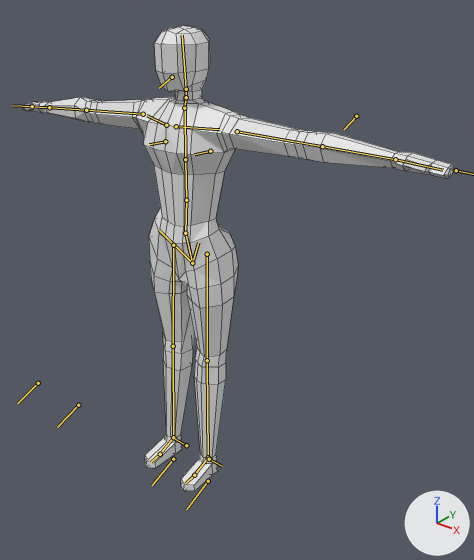
A saved change to the Blender file Assets/Models/Environment/Character01_Sculpt2_Rig_Combined.blend.
Both versions are drawn from a camera (50 mm lens) standing at (3.29, -3.32, 4.1) and looking at (0.36, 0.35, 1.83). Arrows for +X, +Y and +Z are at lower right; the lights stay in place. Both versions are drawn at the pose saved in each file; the numbers are the values there. The bones that bend it are drawn over the model as lines. Mesh edges are drawn as thin lines.
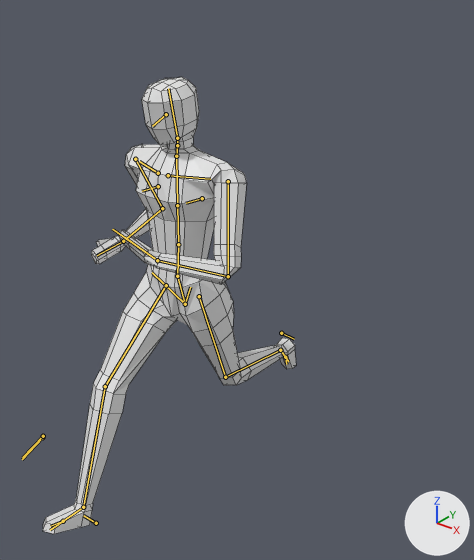
Boxes (x1, y1, x2, y2) around the edits, measured in the pictures (474 x 560 px):
'Cube', posed (41% narrower): before (23, 26, 453, 491); after (43, 77, 296, 534)
bone 'spine', root to tip: before (192, 263) to (185, 233); after (185, 304) to (177, 276)
bone 'spine.006', root to tip: before (186, 89) to (182, 35); after (177, 138) to (168, 88)
bone 'hand_IK_R', root to tip: before (32, 106) to (12, 105); after (123, 241) to (97, 255)
bone 'foot_IK', root to tip: before (208, 481) to (186, 509); after (280, 350) to (288, 361)
bone 'foot_IK_R', root to tip: before (173, 459) to (152, 485); after (83, 507) to (50, 530)
bone 'foot_IK_R_Hint', root to tip: before (38, 383) to (17, 403); after (42, 437) to (22, 459)
bone 'foot_IK_L_Hint', root to tip: before (78, 405) to (57, 427); after (43, 436) to (22, 457)

Diff of the bpy script that builds the scene:
```diff
--- a/Assets/Models/Environment/Character01_Sculpt2_Rig_Combined.blend.py
+++ b/Assets/Models/Environment/Character01_Sculpt2_Rig_Combined.blend.py
@@ bone_spine @@
 bone_spine = bpy.data.objects['metarig'].pose.bones['spine']
-bone_spine.location = (0.0, 0.0, 0.0)
+bone_spine.location = (0.0, -0.154, 0.097)
@@ bone_spine_006 @@
 bone_spine_006 = bpy.data.objects['metarig'].pose.bones['spine.006']  # child of 'spine.005'
-bone_spine_006.rotation_quaternion = (1.0, 0.0, 0.0, 0.0)  # degrees (0, 0, 0)
+bone_spine_006.rotation_quaternion = (0.998, 0.065, -0.015, 0.004)  # degrees (7, -2, 0)
@@ bone_hand_ik @@
 bone_hand_ik = bpy.data.objects['metarig'].pose.bones['hand_IK']
-bone_hand_ik.location = (0.0, 0.0, 0.0)
-bone_hand_ik.rotation_quaternion = (1.0, 0.0, 0.0, 0.0)  # degrees (0, 0, 0)
+bone_hand_ik.location = (0.471, -0.894, 0.341)
+bone_hand_ik.rotation_quaternion = (-0.132, 0.416, -0.176, -0.883)  # degrees (19, 51, 172)
@@ bone_hand_ik_r @@
 bone_hand_ik_r = bpy.data.objects['metarig'].pose.bones['hand_IK_R']
-bone_hand_ik_r.location = (-0.061, -0.059, 0.036)
-bone_hand_ik_r.rotation_quaternion = (0.999, 0.009, -0.037, 0.025)  # degrees (1, -4, 3)
+bone_hand_ik_r.location = (-0.56, -0.736, 0.106)
+bone_hand_ik_r.rotation_quaternion = (0.427, 0.344, 0.55, 0.63)  # degrees (81, 2, 114)
@@ bone_foot_ik @@
 bone_foot_ik = bpy.data.objects['metarig'].pose.bones['foot_IK']
-bone_foot_ik.location = (0.034, 0.009, 0.223)
-bone_foot_ik.rotation_quaternion = (1.0, 0.0, 0.0, 0.0)  # degrees (0, 0, 0)
+bone_foot_ik.location = (-0.025, -0.75, 0.117)
+bone_foot_ik.rotation_quaternion = (0.608, 0.792, -0.02, 0.048)  # degrees (105, -6, 2)
@@ bone_foot_ik_r @@
 bone_foot_ik_r = bpy.data.objects['metarig'].pose.bones['foot_IK_R']
-bone_foot_ik_r.location = (-0.027, 0.0, 0.23)
-bone_foot_ik_r.rotation_quaternion = (1.0, 0.0, 0.0, 0.0)  # degrees (0, 0, 0)
+bone_foot_ik_r.location = (0.042, 0.483, -0.174)
+bone_foot_ik_r.rotation_quaternion = (0.975, -0.216, 0.045, -0.008)  # degrees (-25, 5, -2)
@@ bone_foot_ik_r_hint @@
 bone_foot_ik_r_hint = bpy.data.objects['metarig'].pose.bones['foot_IK_R_Hint']
-bone_foot_ik_r_hint.location = (-0.014, 0.129, -0.035)
+bone_foot_ik_r_hint.location = (0.055, 0.254, 0.111)
@@ bone_foot_ik_l_hint @@
 bone_foot_ik_l_hint = bpy.data.objects['metarig'].pose.bones['foot_IK_L_Hint']
-bone_foot_ik_l_hint.location = (0.0, 0.126, -0.035)
+bone_foot_ik_l_hint.location = (-0.159, 0.25, 0.109)
@@ bone_elbow_ik_l_hint @@
 bone_elbow_ik_l_hint = bpy.data.objects['metarig'].pose.bones['elbow_IK_L_Hint']
-bone_elbow_ik_l_hint.location = (-0.283, -0.012, 0.073)
+bone_elbow_ik_l_hint.location = (0.383, -0.205, 0.032)
```
